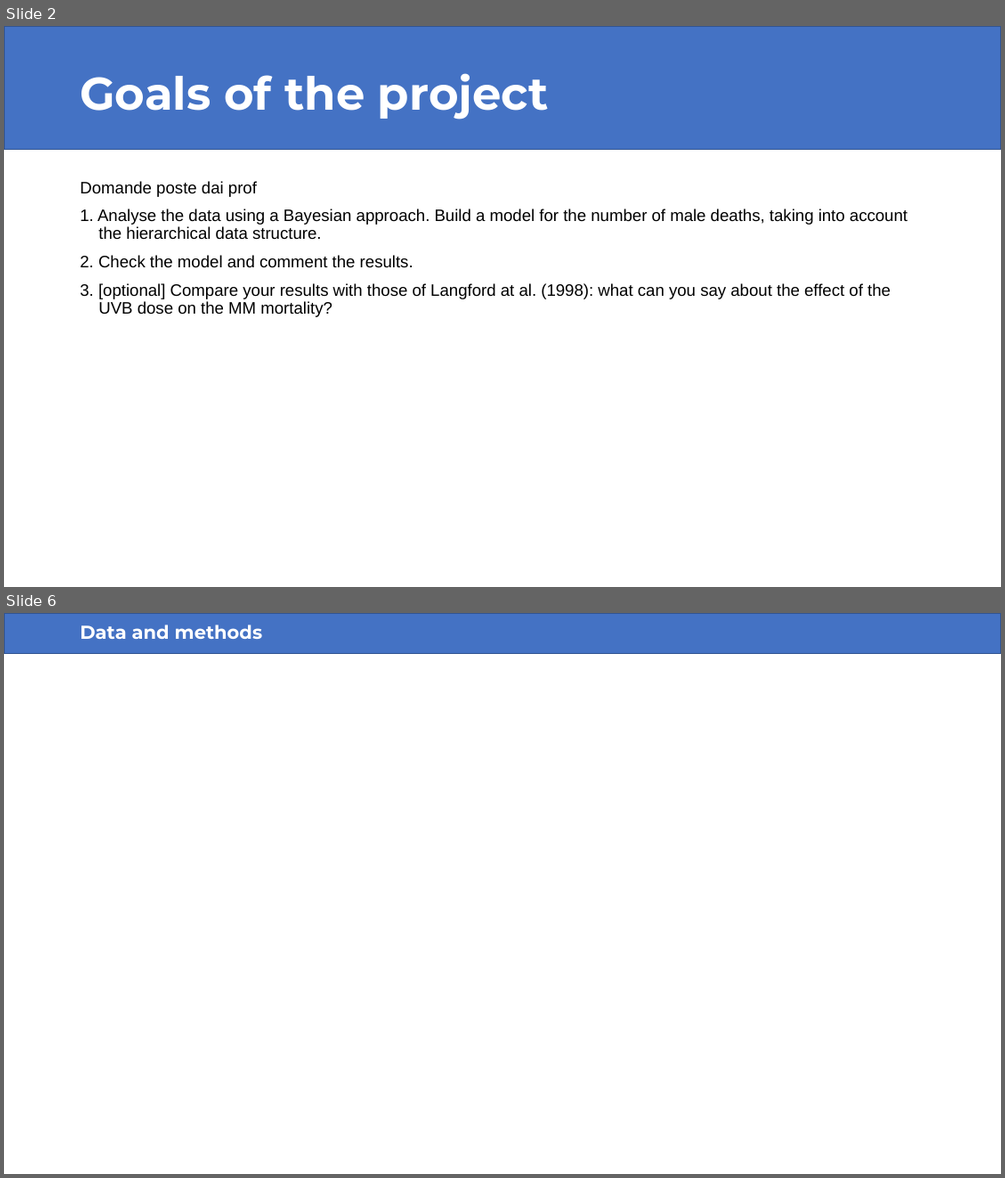
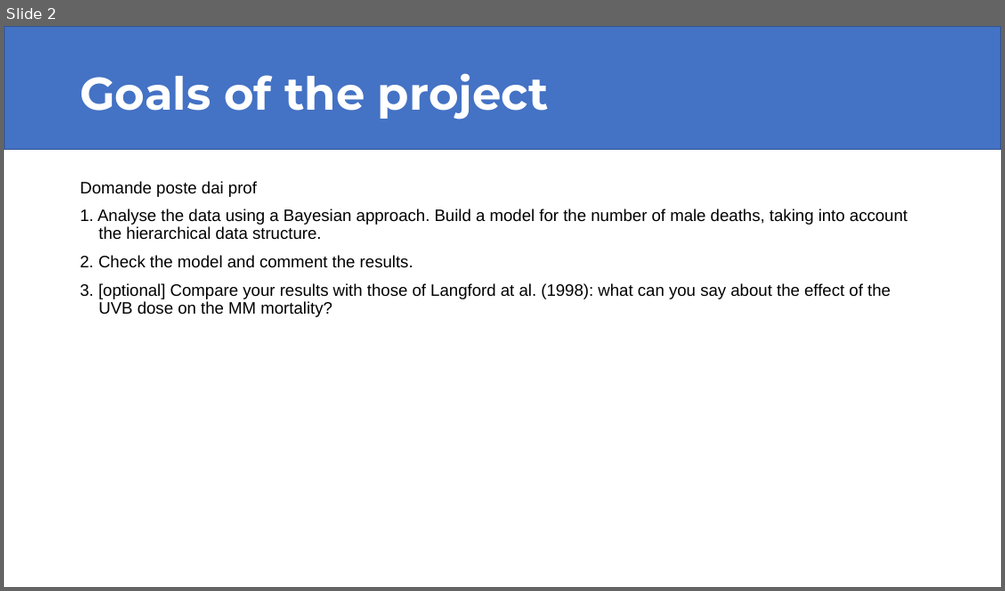
Before and after one commit to saraserafino/UVB-exposure-on-melanoma-mortality, a slide deck: UVB-exposure-on-melanoma-mortality.pptx. Shown one above the other, each under a label of ours: slides 2 and 6 before the commit, slide 2 after it; the slides between them are not shown. The pictures are 1005x1178 and 1005x591 pixels, drawn with LibreOffice and Linux fonts; fonts in the diff are those of the drawing; grey boxes stand for pictures. Boxes give left, top, right and bottom in pixels: in the first picture for what was removed or moved away, otherwise in the second. Text is boxed around its words. In the diff, an @@ line names an element or a change of style, - is before the commit and + after.

```diff
--- a/UVB-exposure-on-melanoma-mortality.pptx
+++ b/UVB-exposure-on-melanoma-mortality.pptx
@@ slide 6 removed at [4,613,1001,1174], background #FFFFFF @@
@@ rectangle removed at [4,613,1001,654] @@
@@ title removed at [80,625,262,639] @@
-Data and methods
```
Also in this commit, not shown: 4 slides changed, 1 slide added, 2 other files.
